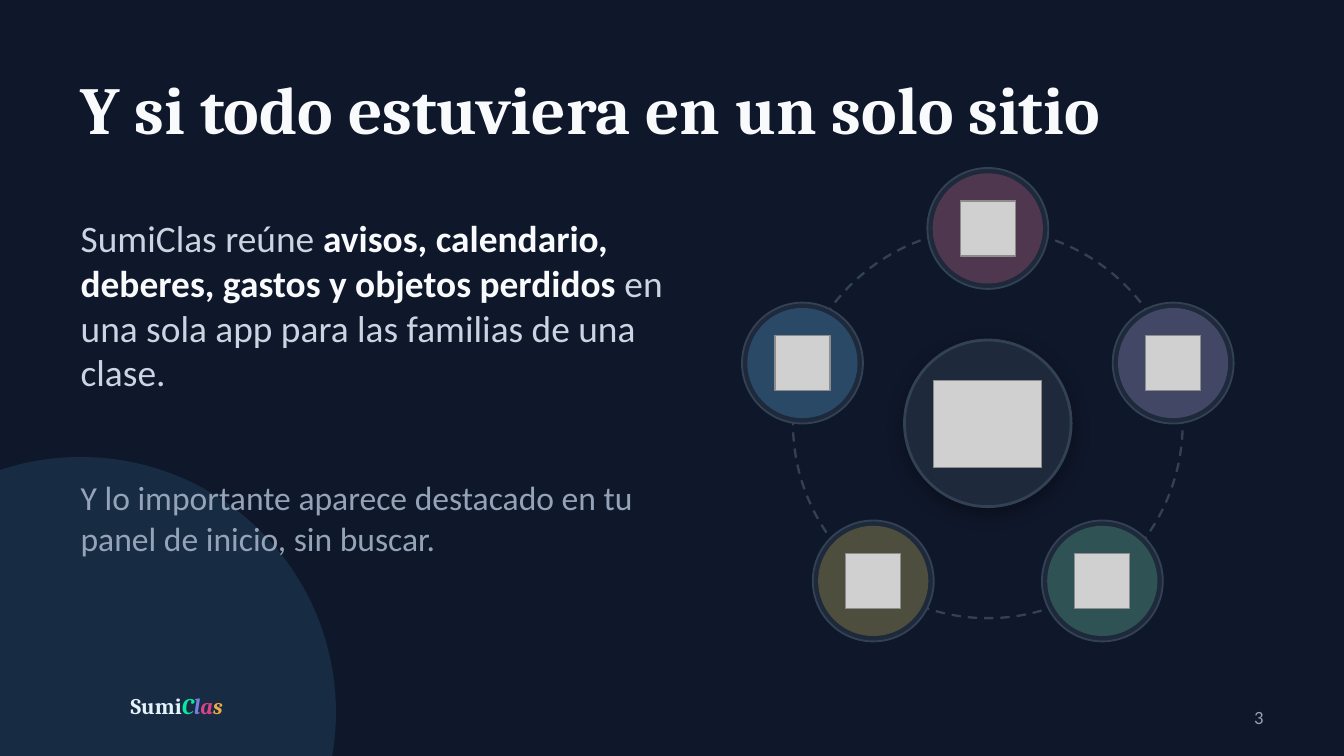
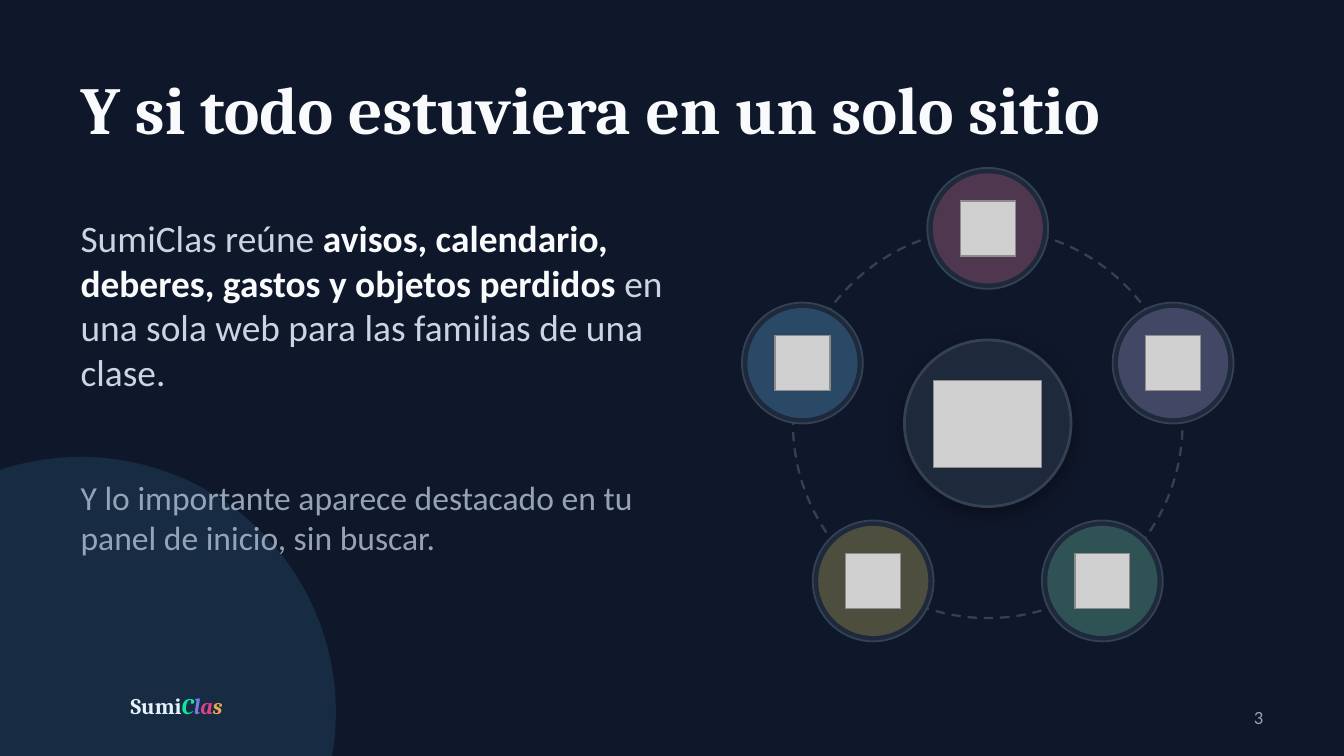
Before and after one commit to An4Fdez/SumiClas, a slide deck: slide 3 of docs/presentacion/SumiClas-presentacion.pptx. Drawn at 1344x756 pixels with LibreOffice and Linux fonts; fonts in the diff are those of the drawing; grey boxes stand for pictures; background and template pictures are left out. Boxes give left, top, right and bottom in pixels: in the first picture for what was removed or moved away, otherwise in the second. Text is boxed around its words. In the diff, an @@ line names an element or a change of style, - is before the commit and + after.

```diff
--- a/docs/presentacion/SumiClas-presentacion.pptx
+++ b/docs/presentacion/SumiClas-presentacion.pptx
@@ text at box(81, 225, 662, 387): text changed @@
-SumiClas reúne avisos, calendario, deberes, gastos y objetos perdidos en una sola app para las familias de una clase.
+SumiClas reúne avisos, calendario, deberes, gastos y objetos perdidos en una sola web para las familias de una clase.
```
Also in this commit, not shown: 1 other slide changed.
